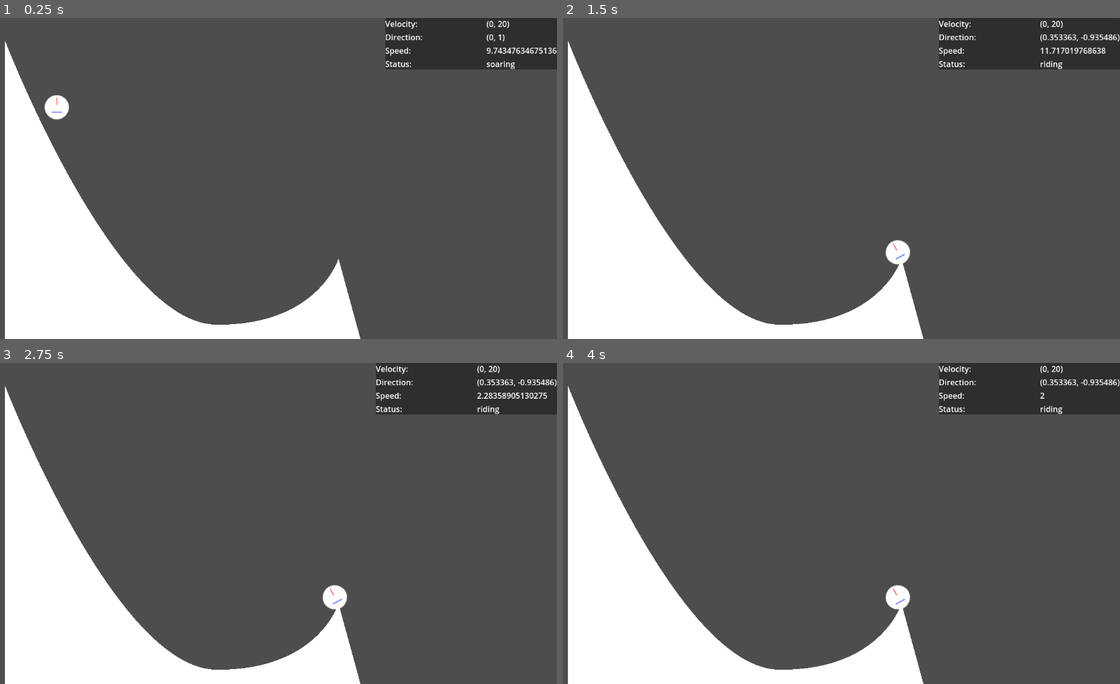
Above: before the commit, frames 1-4 (two rows, left to right).
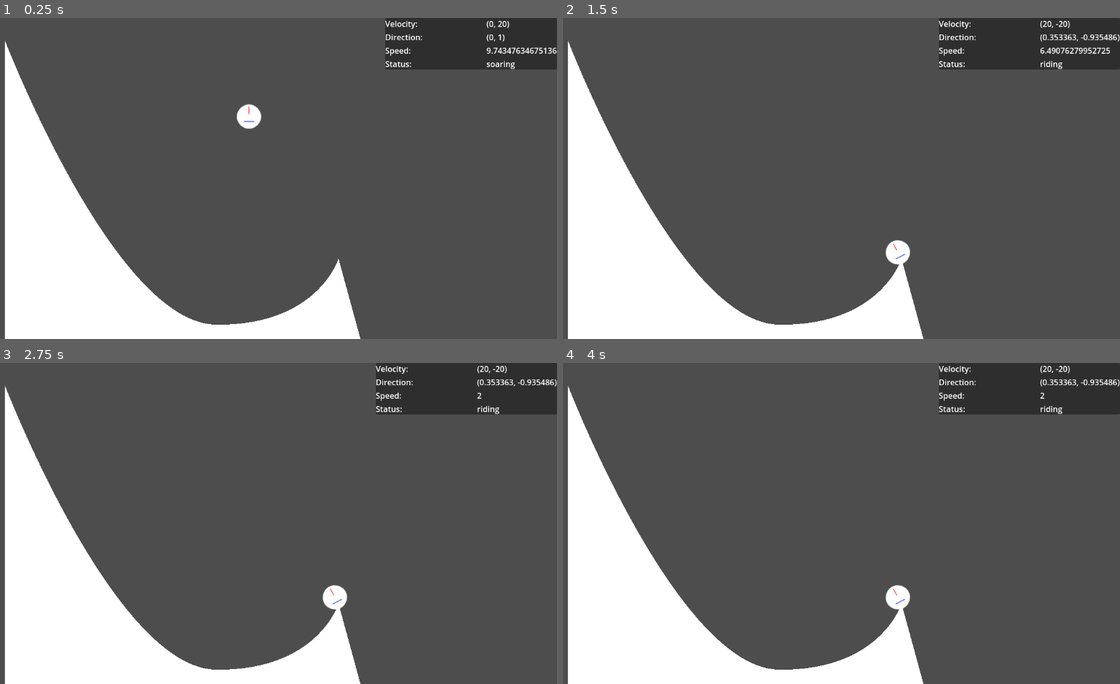
Above: after the commit, the same moments.

Repository: LettucePie/gwj-62-harvest
Game: Godot game, scene res://testing/test_zone.tscn
The game is run twice, just before and just after one commit, with the same random seed, the same clock (stepped at 60 frames per second) and the same inputs.
Inputs:
- Up to frame 1 (0.25 s): no input
- Up to frame 2 (1.5 s): tap Enter (ui_accept) at 0.5, 0.77 s; hold Up (ui_up) 0.53-1.28 s; hold Down (ui_down) from 1.28 s (still down)
- Up to frame 3 (2.75 s): tap Enter (ui_accept) at 1.52 s; release Down (ui_down) at 2.03 s; hold Up (ui_up) from 2.03 s (still down)
- Up to frame 4 (4 s): tap Enter (ui_accept) at 3.02, 3.5, 3.77 s; release Up (ui_up) at 3.53 s; hold Down (ui_down) from 3.53 s (still down)

The runs differ from the first frame. In frame 1, 0.5% of the frame differs, in the area x 7-47%, y 24-35%; in frame 2, 0.2%; in frame 3, 0.2%; in frame 4, less than 0.1%.

Commit message:
Sort of set up custom gravity and physics

Diff:
--- a/gameplay/player_follow.gd
+++ b/gameplay/player_follow.gd
@@ -8,6 +8,9 @@
 @export var GRAV_FORCE_MIN = 0.05
 @export var GRAV_FORCE_MAX = 0.5
 @export var gravity_damp : Curve ## Controls influence of gravity at x speed (flight)
+
+@export var BOOST_MULTIPLIER = 1.25
+@export var BRAKE_MULTIPLIER = 0.6
 
 var direction : Vector2 = Vector2.ZERO
 var speed : float = 0.0
@@ -25,6 +28,7 @@
 
 # Called every frame. 'delta' is the elapsed time since the previous frame.
 func _physics_process(delta):
+	velocity = velocity.lerp(Vector2.ZERO, delta)
 	if ramp_area != null and current_ramp == null:
 		current_ramp = ramp_area.get_parent().close_enough(self)
 	if current_ramp != null:
@@ -45,7 +49,6 @@
 	var prev_progress = clamp(progress - 2, 0.0, progress + 20)
 	var prev_path_pos = current_ramp.curve.sample_baked(prev_progress)
 	var current_path_pos = current_ramp.curve.sample_baked(progress)
-#	print("Prev Pos: ", prev_path_pos, " Current Pos: ", current_path_pos)
 	direction = prev_path_pos.direction_to(current_path_pos).normalized()
 	var angle = direction.angle()
 	var vert_intensity = abs(angle) / abs(PI / 2.0)
@@ -63,8 +66,13 @@
 			SPEED_MIN,
 			SPEED_MAX
 		)
-	progress += speed
-#	print("Speed: ", speed, " Direction: ", direction, " Angle: ", angle, " Vert_Intensity: ", vert_intensity)
+	var boost = 1.0
+	if Input.is_action_pressed("ui_up"):
+		boost = BOOST_MULTIPLIER
+	if Input.is_action_pressed("ui_down"):
+		boost = BRAKE_MULTIPLIER
+	progress += (speed * boost)
+	velocity = (velocity + (direction * speed)).clamp(Vector2.ONE * -20.0, Vector2.ONE * 20.0)
 
 
 func soaring():
@@ -83,7 +91,6 @@
 	direction = direction.slerp(Vector2.DOWN, grav_force).normalized()
 	speed = clamp(lerp(speed, GRAVITY, grav_force), 4.0, GRAVITY)
 	velocity = (velocity + (direction * speed)).clamp(Vector2.ONE * -20.0, Vector2.ONE * 20.0)
-	print("Velocity: ", velocity, " direction: ", direction, " speed: ", speed)
 	translate(velocity / 2)
 
 
--- a/levels/stage_path.tscn
+++ b/levels/stage_path.tscn
@@ -6,7 +6,7 @@
 [node name="stage_path" type="Node2D"]
 
 [node name="player_follow" parent="." instance=ExtResource("1_3fmwe")]
-position = Vector2(145, 45)
+position = Vector2(532, 64)
 
 [node name="path" parent="." instance=ExtResource("2_1hcjy")]
 position = Vector2(40, 43)
